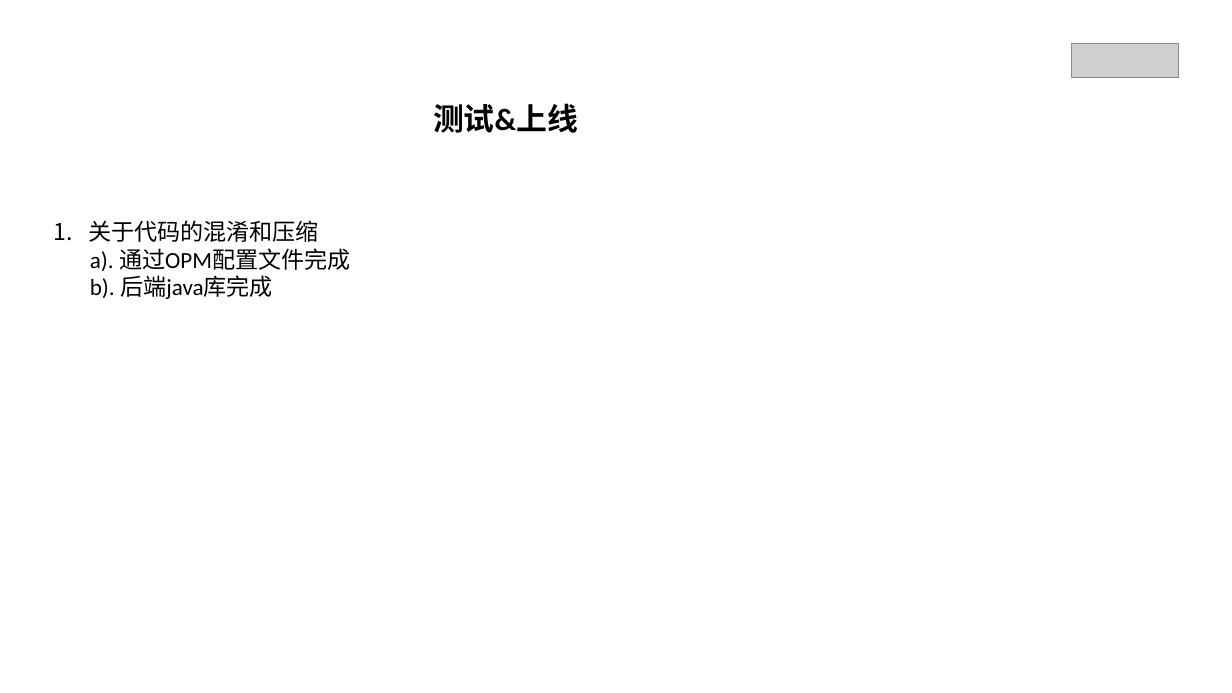
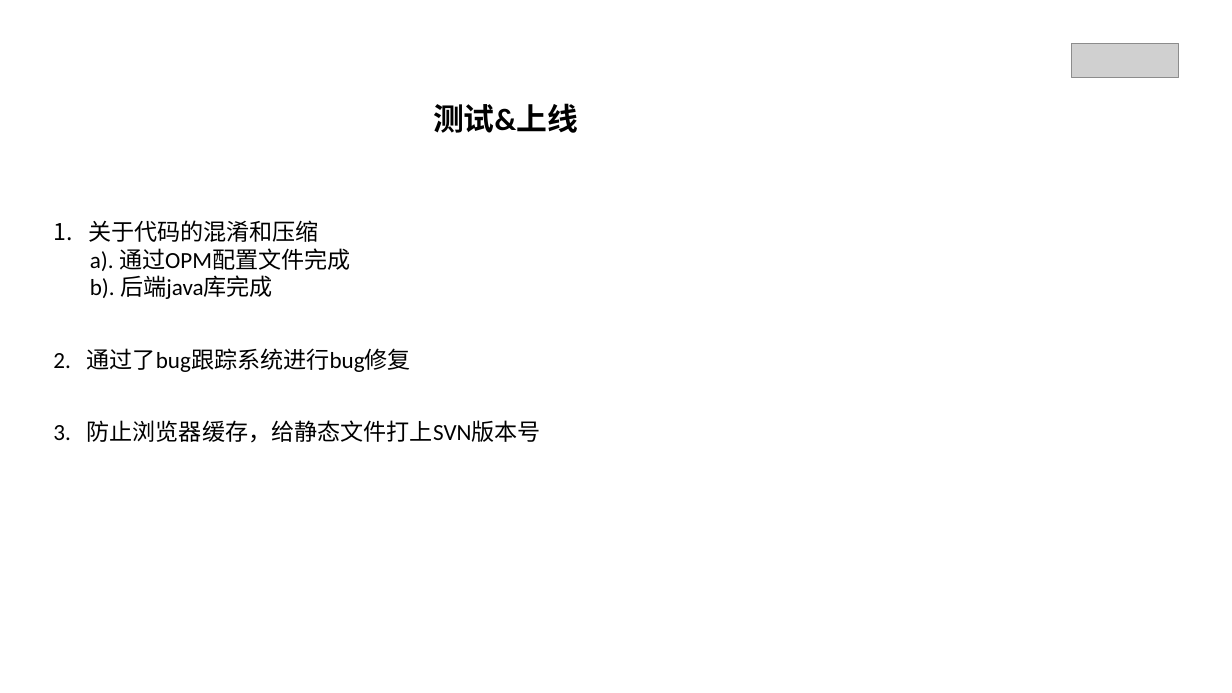
Before and after one commit to EchoFUN/RREN-FEdev, a slide deck: slide 9 of FE-dev-0.0.1.pptx (slide 8 before the commit). Drawn at 1232x693 pixels with LibreOffice and Linux fonts; fonts in the diff are those of the drawing; grey boxes stand for pictures. Boxes give left, top, right and bottom in pixels: in the first picture for what was removed or moved away, otherwise in the second. Text is boxed around its words. In the diff, an @@ line names an element or a change of style, - is before the commit and + after.

```diff
--- a/FE-dev-0.0.1.pptx
+++ b/FE-dev-0.0.1.pptx
@@ text added at bbox=[53, 348, 411, 372], 18 pt, text #000000 @@
+2. 通过了bug跟踪系统进行bug修复
@@ text added at bbox=[53, 420, 541, 443], 18 pt, text #000000 @@
+3. 防止浏览器缓存，给静态文件打上SVN版本号
```
Also in this commit, not shown: 4 other slides changed, 5 slides added.
